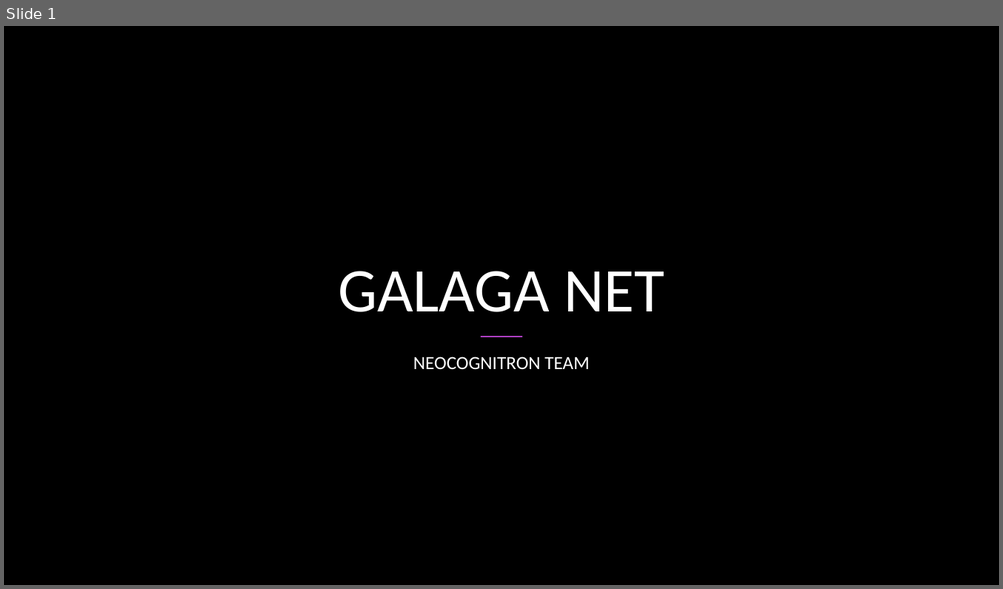
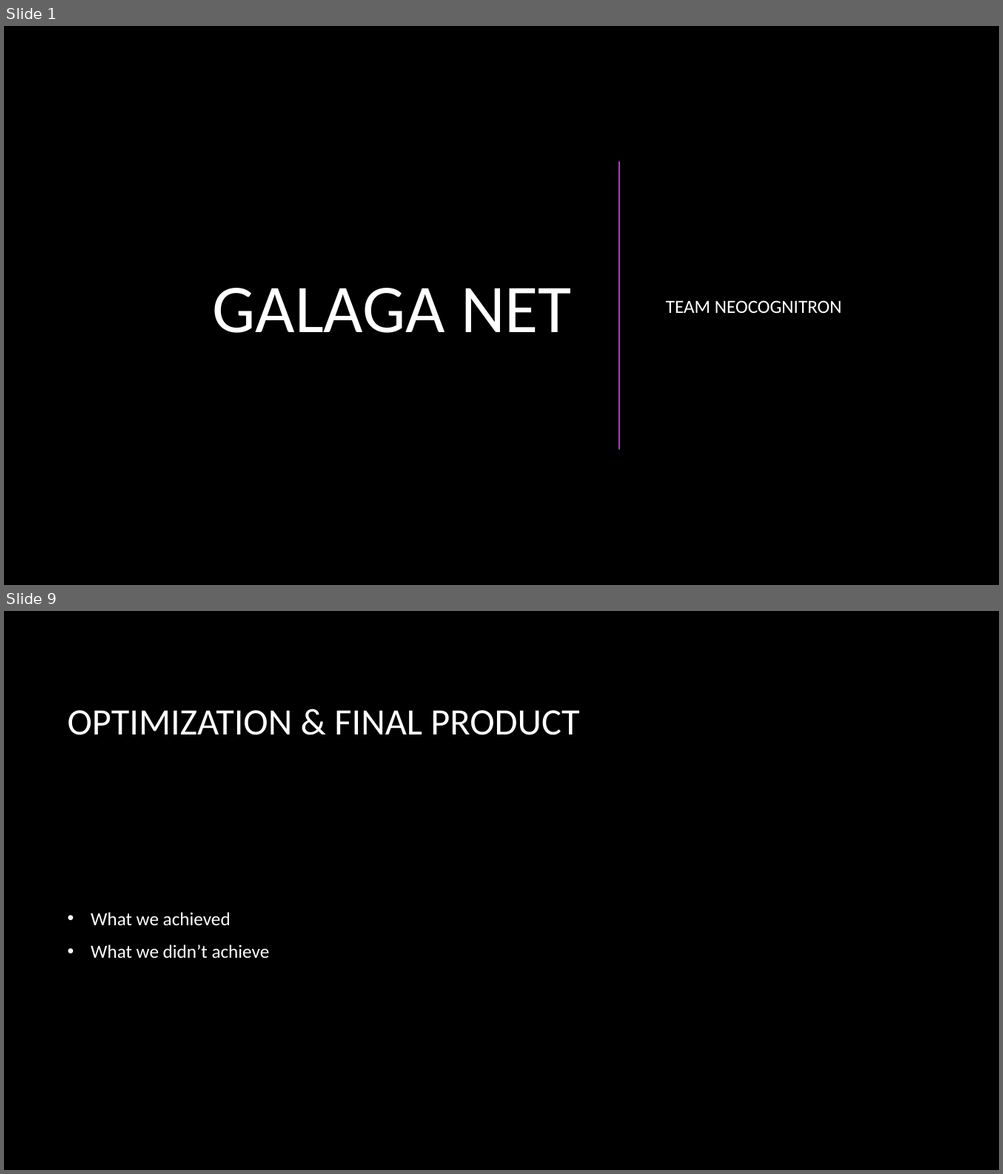
Before and after one commit to CSCI4850/S20-team3-project, a slide deck: Presentation.pptx. Shown one above the other, each under a label of ours: slide 1 before the commit, slides 1 and 9 after it; the slides between them are not shown. The pictures are 1003x589 and 1003x1174 pixels, drawn with LibreOffice and Linux fonts; fonts in the diff are those of the drawing; background and template pictures are left out. Boxes give left, top, right and bottom in pixels: in the first picture for what was removed or moved away, otherwise in the second. Text is boxed around its words. In the diff, an @@ line names an element or a change of style, - is before the commit and + after.

```diff
--- a/Presentation.pptx
+++ b/Presentation.pptx
@@ slide 9 added at (x1=4, y1=611, x2=999, y2=1170), background picture (left out) @@
@@ title added at (x1=68, y1=710, x2=579, y2=735), 36 pt, text #FFFFFF @@
+OPTIMIZATION & FINAL PRODUCT
@@ text added at (x1=91, y1=912, x2=270, y2=958), 18 pt, text #FFFFFF @@
+• What we achieved
+• What we didn’t achieve
@@ slide 1 changed as well @@
@@ title "GALAGA NET" moved from (x1=338, y1=271, x2=664, y2=312) to (x1=212, y1=288, x2=572, y2=333) @@
@@ title "GALAGA NET" at (x1=212, y1=288, x2=572, y2=333): size 60 to 66 pt; alignment centre to right; vertical alignment bottom to middle @@
@@ line added from (619, 162) to (619, 449), #AC3EC1 1.5 pt @@
@@ subtitle "TEAM NEOCOGNITRON" at (x1=666, y1=301, x2=842, y2=313): vertical alignment top to middle @@
@@ subtitle at (x1=666, y1=301, x2=842, y2=313): text changed @@
-NEOCOGNITRON TEAM
+TEAM NEOCOGNITRON
@@ line removed from (481, 337) to (522, 337) @@
```
Also in this commit, not shown: 4 other slides changed, 6 other slides added, 2 slides removed.
